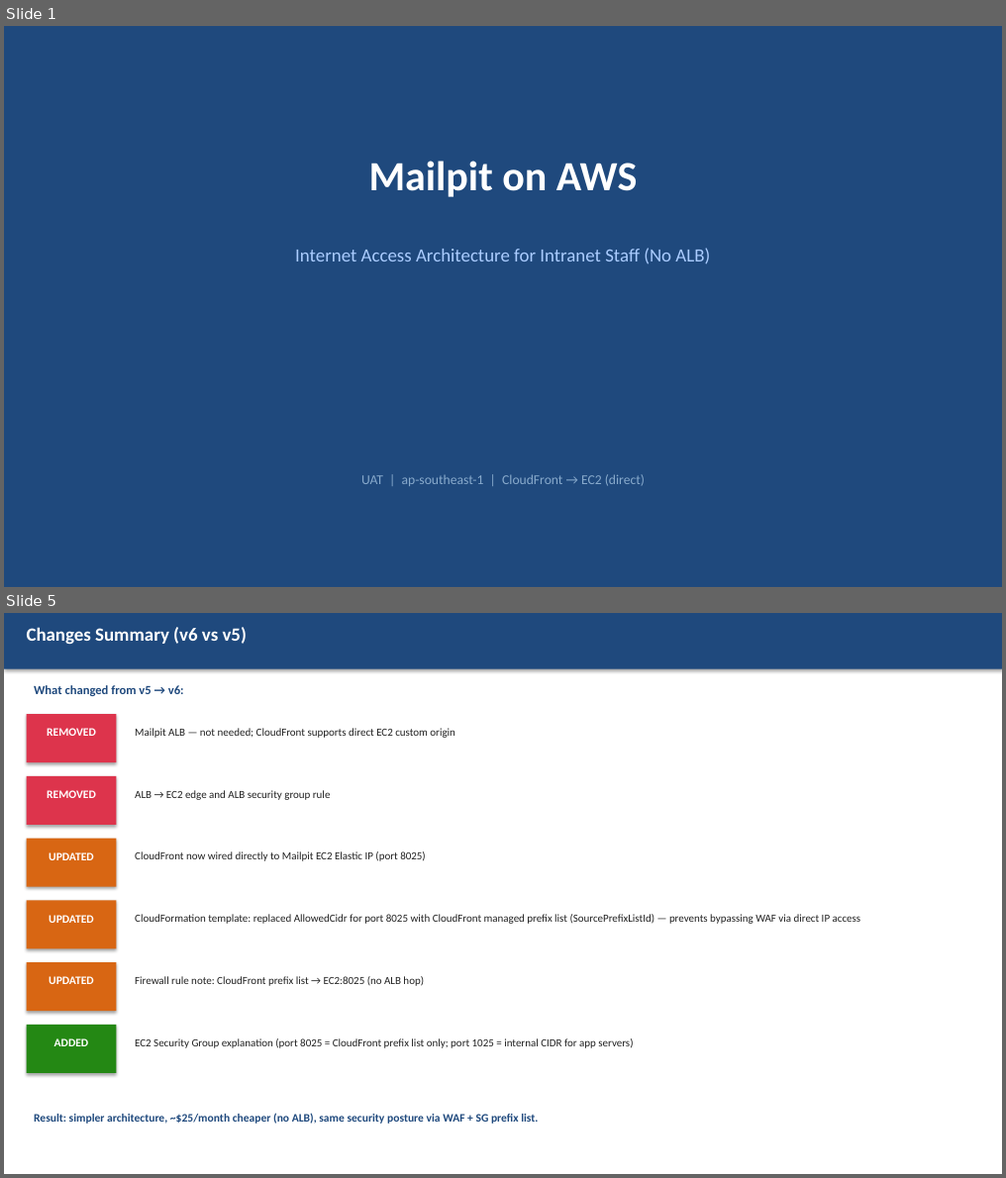
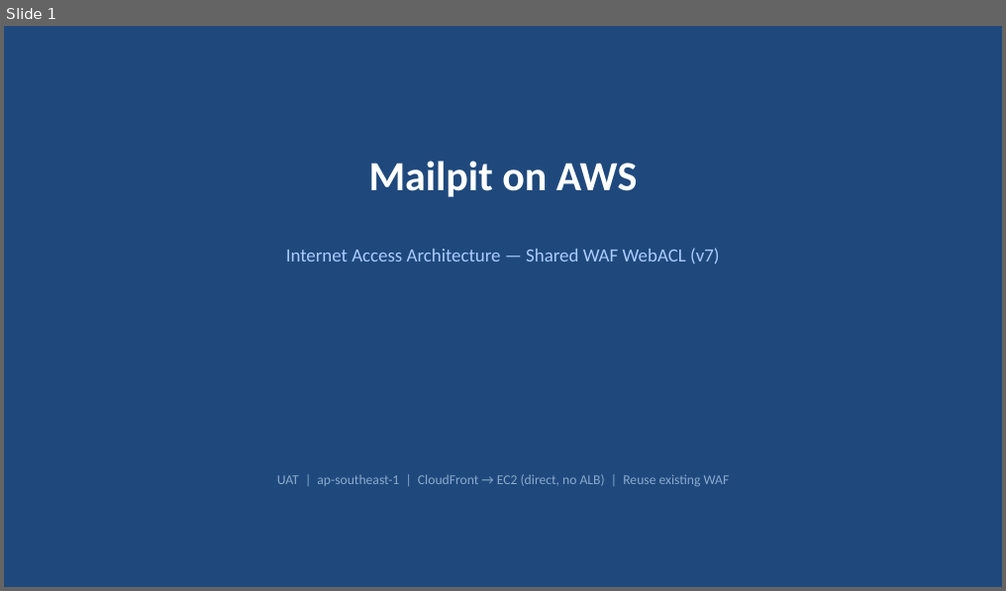
Before and after one commit to kktanws1-cpu/Cloudwatchdashboard, a slide deck: infrastructure/mailpit/Mailpit_Architecture_Update.pptx. Shown one above the other, each under a label of ours: slides 1 and 5 before the commit, slide 1 after it; the slides between them are not shown. The pictures are 1006x1178 and 1006x591 pixels, drawn with LibreOffice and Linux fonts; fonts in the diff are those of the drawing. Boxes give left, top, right and bottom in pixels: in the first picture for what was removed or moved away, otherwise in the second. Text is boxed around its words. In the diff, an @@ line names an element or a change of style, - is before the commit and + after.

```diff
--- a/infrastructure/mailpit/Mailpit_Architecture_Update.pptx
+++ b/infrastructure/mailpit/Mailpit_Architecture_Update.pptx
@@ slide 5 removed at (4, 613, 1002, 1174), background #FFFFFF @@
@@ rectangle removed at (4, 613, 1002, 669) @@
@@ text removed at (27, 627, 247, 644) @@
-Changes Summary (v6 vs v5)
@@ text removed at (34, 685, 184, 696) @@
-What changed from v5 → v6:
@@ rectangle removed at (27, 714, 116, 762) @@
@@ text removed at (47, 728, 96, 736) @@
-REMOVED
@@ text removed at (135, 728, 455, 738) @@
-Mailpit ALB — not needed; CloudFront supports direct EC2 custom origin
@@ rectangle removed at (27, 776, 116, 825) @@
@@ text removed at (47, 790, 96, 798) @@
-REMOVED
@@ text removed at (135, 790, 331, 800) @@
-ALB → EC2 edge and ALB security group rule
@@ rectangle removed at (27, 839, 116, 887) @@
@@ text removed at (49, 853, 94, 861) @@
-UPDATED
@@ text removed at (135, 852, 426, 861) @@
-CloudFront now wired directly to Mailpit EC2 Elastic IP (port 8025)
@@ rectangle removed at (27, 900, 116, 950) @@
@@ text removed at (49, 915, 94, 923) @@
-UPDATED
@@ text removed at (135, 914, 861, 924) @@
-CloudFormation template: replaced AllowedCidr for port 8025 with CloudFront managed prefix list (SourcePrefixListId) — prevents bypassing WAF via direct IP access
@@ rectangle removed at (27, 962, 116, 1011) @@
@@ text removed at (49, 976, 94, 984) @@
-UPDATED
@@ text removed at (135, 976, 424, 986) @@
-Firewall rule note: CloudFront prefix list → EC2:8025 (no ALB hop)
@@ rectangle removed at (27, 1025, 116, 1073) @@
@@ text removed at (54, 1039, 89, 1047) @@
-ADDED
@@ text removed at (135, 1039, 633, 1049) @@
-EC2 Security Group explanation (port 8025 = CloudFront prefix list only; port 1025 = internal CIDR for app servers)
@@ text removed at (34, 1113, 538, 1124) @@
-Result: simpler architecture, ~$25/month cheaper (no ALB), same security posture via WAF + SG prefix list.
@@ slide 1 changed as well @@
@@ text at (286, 248, 720, 265): text changed @@
-Internet Access Architecture for Intranet Staff (No ALB)
+Internet Access Architecture — Shared WAF WebACL (v7)
@@ text at (277, 474, 730, 486): text changed @@
-UAT | ap-southeast-1 | CloudFront → EC2 (direct)
+UAT | ap-southeast-1 | CloudFront → EC2 (direct, no ALB) | Reuse existing WAF
```
Also in this commit, not shown: 2 other slides changed, 2 slides added, 1 other slide removed, 1 other file.
